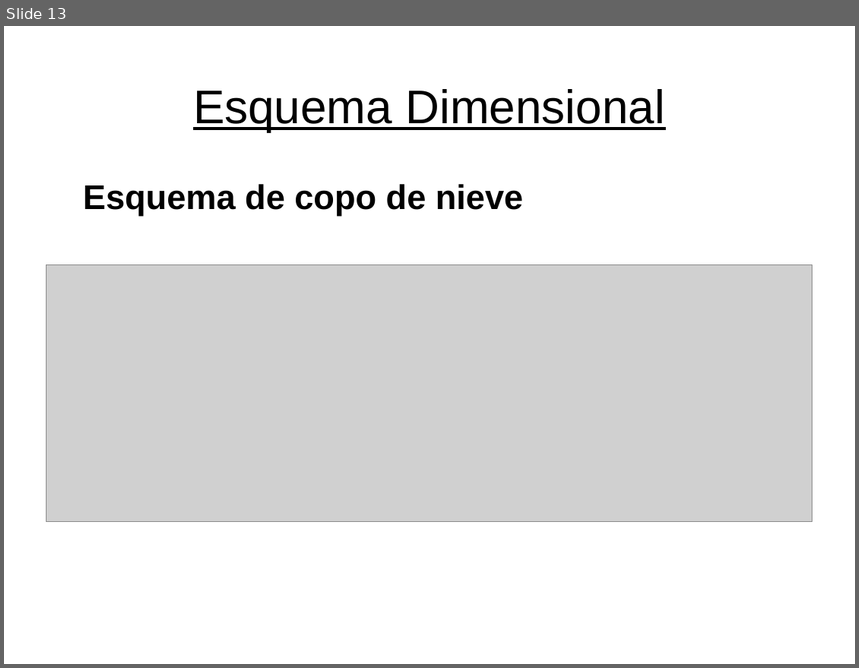
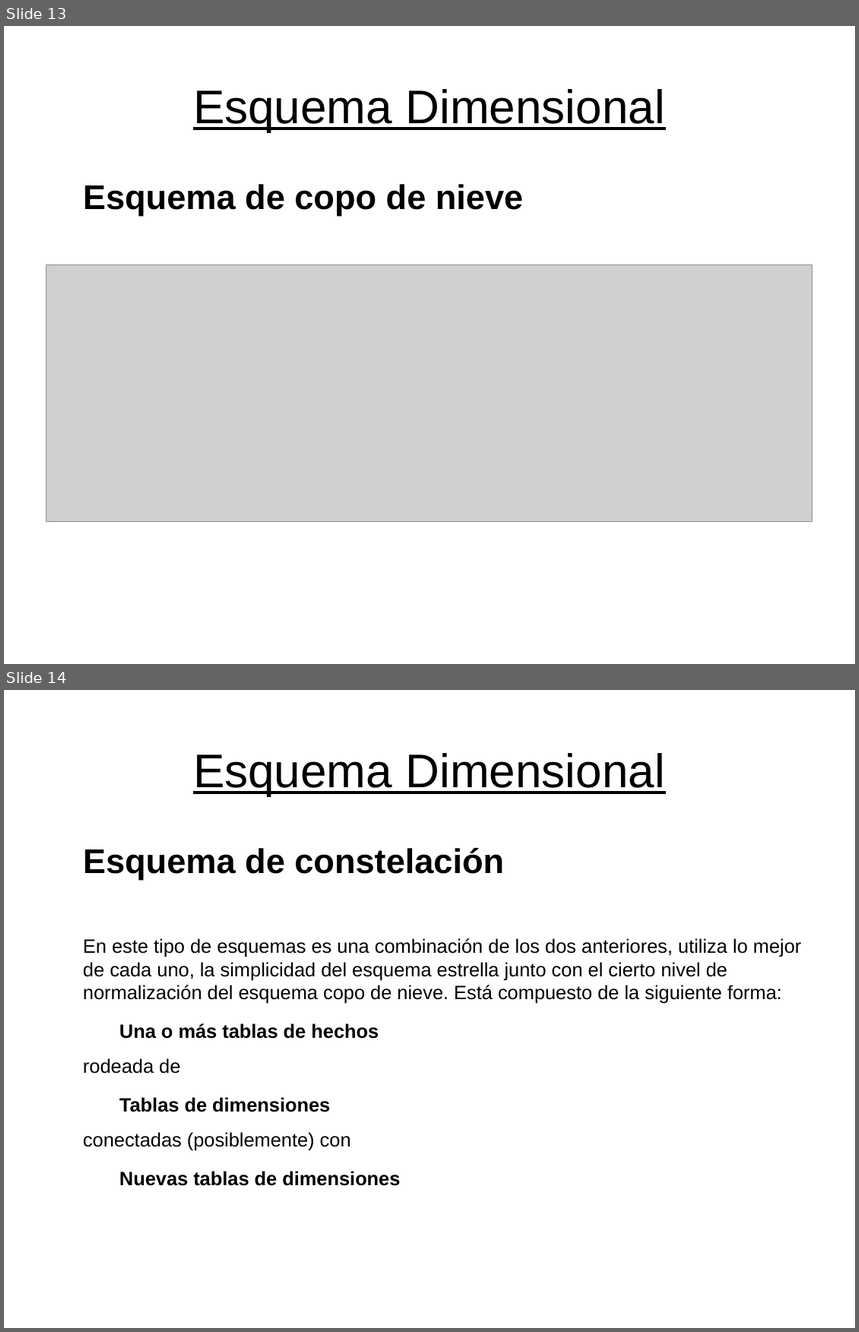
Before and after one commit to JoelCa/BDA, a slide deck: clase1/javier/presentaciones/presentacion_1.odp. Shown one above the other, each under a label of ours: slide 13 before the commit, slides 13 and 14 after it. The pictures are 859x668 and 859x1332 pixels, drawn with LibreOffice and Linux fonts; fonts in the diff are those of the drawing; grey boxes stand for pictures. Boxes give left, top, right and bottom in pixels: in the first picture for what was removed or moved away, otherwise in the second. Text is boxed around its words. In the diff, an @@ line names an element or a change of style, - is before the commit and + after.

Commit message:
agregue esquema constelación y modifique un poco el archivo de definiciones

```diff
--- a/clase1/javier/presentaciones/presentacion_1.odp
+++ b/clase1/javier/presentaciones/presentacion_1.odp
@@ slide 14 added at (4, 690, 855, 1328), background #FFFFFF @@
@@ title added at (193, 753, 664, 796), 44 pt, text #000000, underline @@
+Esquema Dimensional
@@ text added at (83, 848, 801, 1186), 18 pt, text #000000 @@
+Esquema de constelación
+En este tipo de esquemas es una combinación de los dos anteriores, utiliza lo mejor de cada uno, la simplicidad del esquema estrella junto con el cierto nivel de normalización del esquema copo de nieve. Está compuesto de la siguiente forma:
+  Una o más tablas de hechos
+rodeada de
+  Tablas de dimensiones
+conectadas (posiblemente) con
+  Nuevas tablas de dimensiones
```
Also in this commit, not shown: 1 other slide added, 3 other files.
